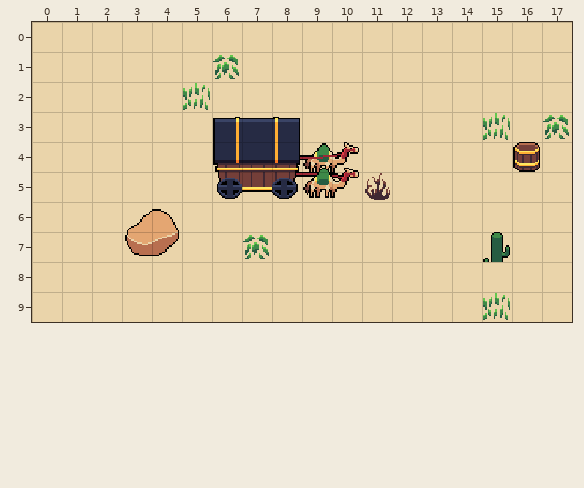
Level history. Tiled map: data/maps/tutorial_battle.tmx. This is how it looked before the edit.
Cells are 20x20 px. Shown: x 0..17, y 0..9. Tiles whose own drawing changed are shown in their newer look in all pictures.
The result:
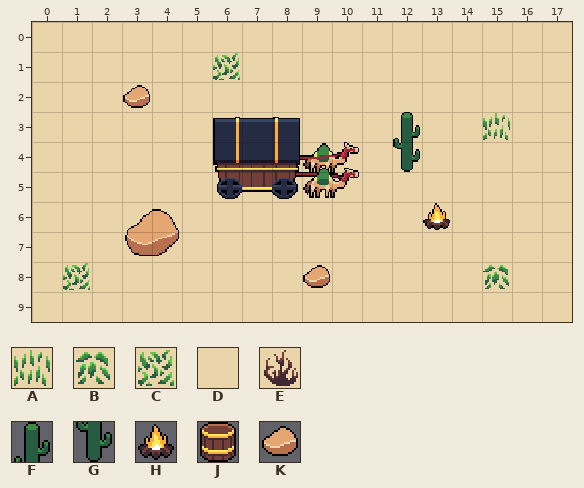
Key: from "tileset": A 49, B 50, C 63, D 64, E 66, F 160, G 176, H 194, J 247, K 252.
_ is an empty cell.
What changed:
{"where": "layer \"ground\""}
{"y":1,"x":6,"old":"B","new":"C"}
{"y":2,"x":5,"old":"A","new":"D"}
{"y":3,"x":17,"old":"B","new":"D"}
{"y":5,"x":11,"old":"E","new":"D"}
{"y":7,"x":7,"old":"B","new":"D"}
{"y":8,"x":1,"old":"D","new":"C"}
{"y":8,"x":15,"old":"D","new":"B"}
{"y":9,"x":15,"old":"A","new":"D"}
{"where": "layer \"obstacles\""}
{"y":2,"x":3,"old":"_","new":"K"}
{"y":3,"x":12,"old":"_","new":"F"}
{"y":4,"x":12,"old":"_","new":"G"}
{"y":4,"x":16,"old":"J","new":"_"}
{"y":6,"x":13,"old":"_","new":"H"}
{"y":7,"x":15,"old":"F","new":"_"}
{"y":8,"x":9,"old":"_","new":"K"}
